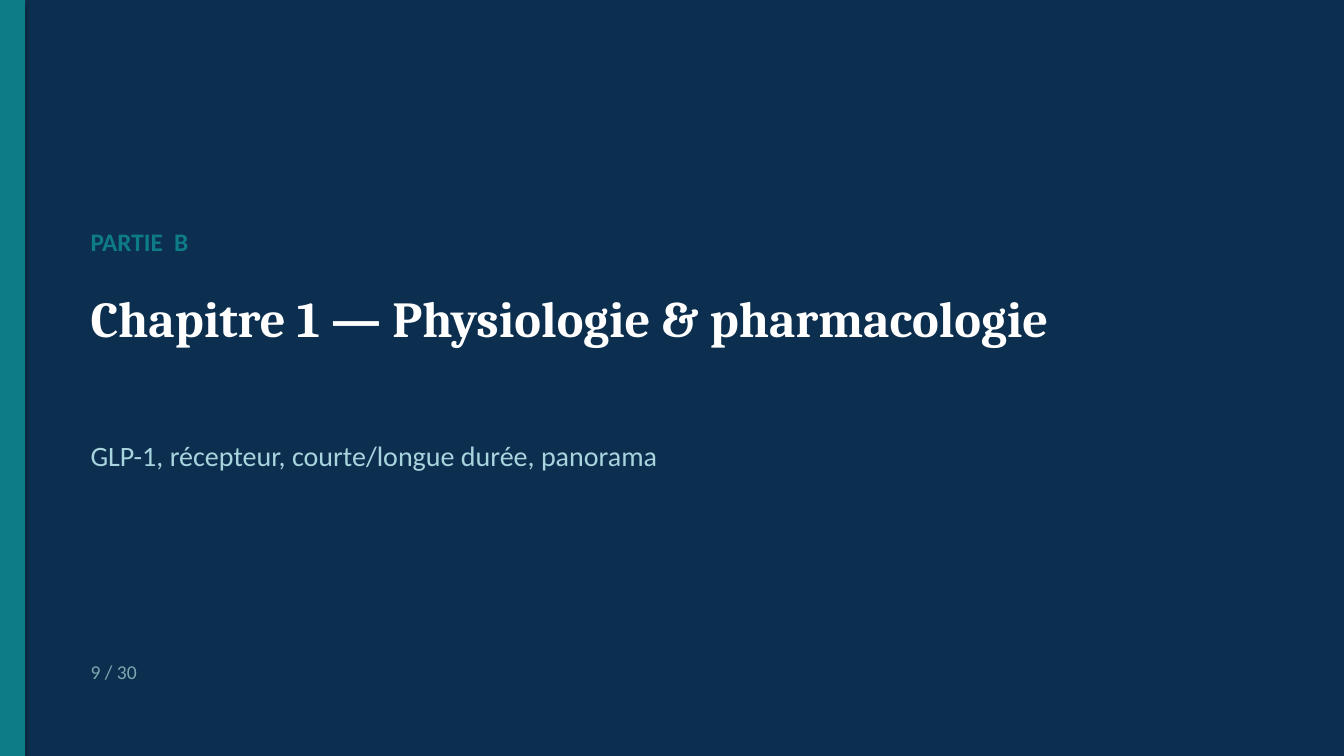
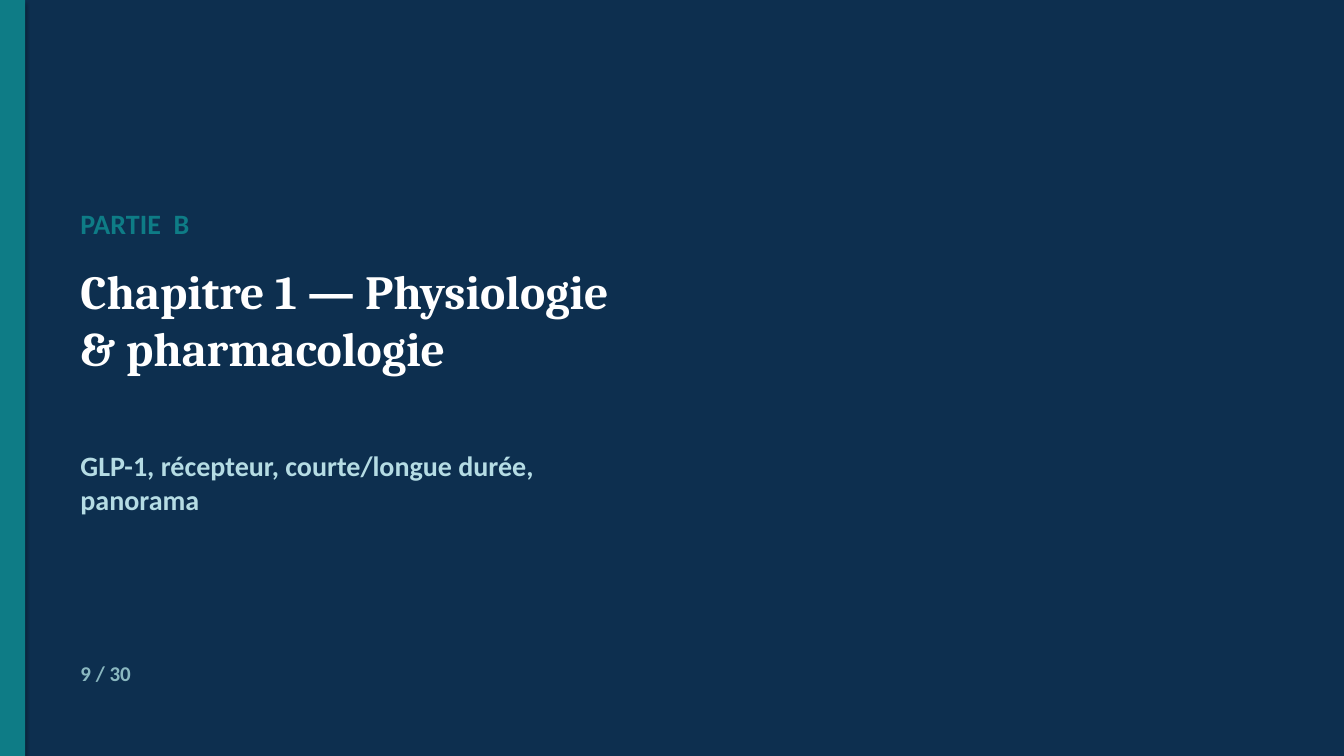
Before and after one commit to Mashtal-Platform/mashtal-platform, a slide deck: slide 9 of docs/presentation/Soutenance_GLP1_Parkinson.pptx. Drawn at 1344x756 pixels with LibreOffice and Linux fonts; fonts in the diff are those of the drawing. Boxes give left, top, right and bottom in pixels: in the first picture for what was removed or moved away, otherwise in the second. Text is boxed around its words. In the diff, an @@ line names an element or a change of style, - is before the commit and + after.

```diff
--- a/docs/presentation/Soutenance_GLP1_Parkinson.pptx
+++ b/docs/presentation/Soutenance_GLP1_Parkinson.pptx
@@ text "PARTIE B": place and size @@
-text "PARTIE B" at [91,235,188,251]
+text "PARTIE B" at [80,216,190,234]
@@ text "PARTIE B" at [80,216,190,234]: size 18 to 20 pt @@
@@ text "Chapitre 1 — Physiologie & ...": place and size @@
-text "Chapitre 1 — Physiologie & ..." at [91,302,1048,348]
+text "Chapitre 1 — Physiologie & ..." at [80,276,608,377]
@@ text "Chapitre 1 — Physiologie & ..." at [80,276,608,377]: size 36 to 34 pt @@
@@ text "GLP-1, récepteur, courte/longue durée, panorama": place and size @@
-text "GLP-1, récepteur, courte/longue durée, panorama" at [91,446,657,471]
+text "GLP-1, récepteur, courte/longue durée, panorama" at [80,456,533,515]
@@ text "GLP-1, récepteur, courte/longue durée, panorama" at [80,456,533,515]: text colour #A8D4DE to #B5DCE4, bold on @@
@@ text "9 / 30": place and size @@
-text "9 / 30" at [91,666,137,679]
+text "9 / 30" at [80,667,131,681]
@@ text "9 / 30" at [80,667,131,681]: size 14 to 15 pt, text colour #7AA8B0 to #8AB8C0, bold on @@
```
Also in this commit, not shown: 28 other slides changed, 4 other files.
